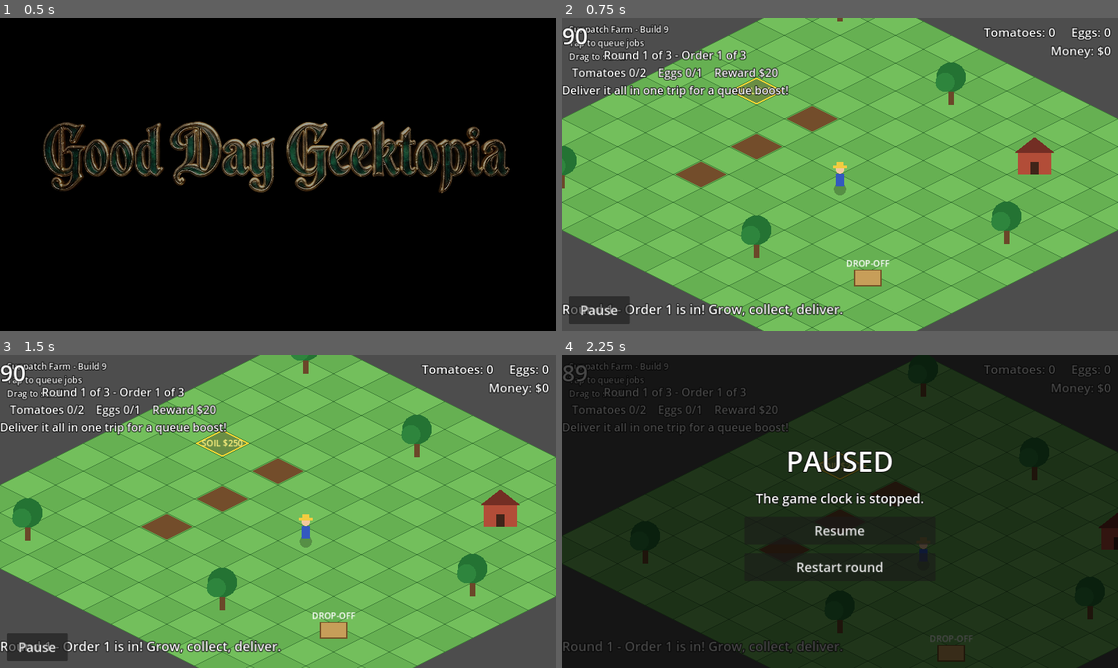
Above: before the commit, frames 1-4 (two rows, left to right).
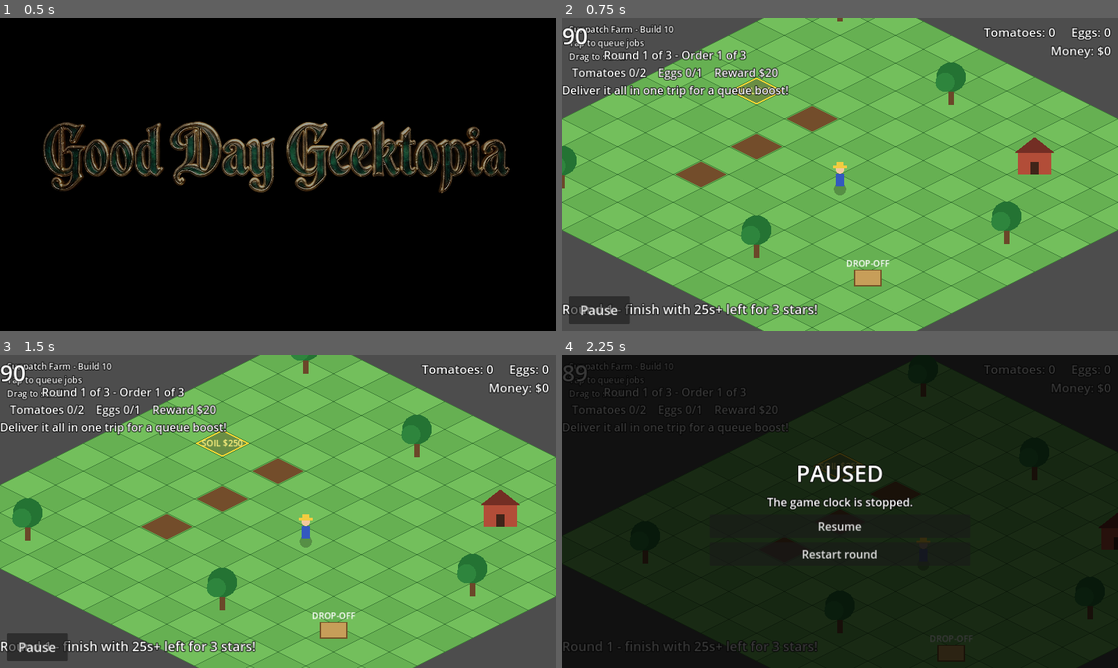
Above: after the commit, the same moments.

Repository: TheRealJaXx/sunpatch-farm
Game: Godot game, scene res://credits.tscn
Same seed, same stepped clock (60 frames per second), same inputs: the game is played once before the commit and once after it.
Inputs (mouse positions are in pixels of both pictures, inside the frame that each line leads up to):
- Up to frame 1 (0.5 s): no input
- Up to frame 2 (0.75 s): move the mouse to (962, 158) at 0.52 s; click (962, 158) at 0.67 s
- Up to frame 3 (1.5 s): tap Enter at 1.25 s; drag from (166, 527) to (250, 574) at 1.27 s
- Up to frame 4 (2.25 s): click "Pause" at 2 s

Frame 1 is identical in both runs. In frame 2, 1.0% of the frame differs, in the area x 11-51%, y 2-96%; in frame 3, 1.0%; in frame 4, 2.9%, in the area x 11-66%, y 2-96%.

Commit message:
Update farm.gd

Diff:
--- a/farm.gd
+++ b/farm.gd
@@ -1,19 +1,28 @@
 extends Node2D
 
-const BUILD_NUMBER := 9
+const BUILD_NUMBER := 10
 
 # ---- Tunable gameplay values (seconds) ----
 const PLANT_TIME := 1.0
 const HARVEST_TIME := 1.0
 const COLLECT_TIME := 1.0
 const DELIVER_TIME := 1.0
-const CROP_GROW_TIME := 8.0
-const EGG_TIME := 12.0
 const EGG_CAP := 4
 const MAIN_TIME := 90.0
 const GRACE_TIME := 15.0
-const FARMER_SPEED := 280.0
 const DRAG_THRESHOLD := 14.0
+
+# ---- Upgrades: index = level (0 = base) ----
+const UP_NAMES: Array[String] = ["Hens", "Fertilizer", "Boots"]
+const UP_COSTS: Array = [[100, 200], [120, 240], [80, 160]]
+const EGG_TIMES: Array[float] = [12.0, 9.0, 6.0]
+const GROW_TIMES: Array[float] = [8.0, 6.0, 4.0]
+const SPEEDS: Array[float] = [280.0, 350.0, 420.0]
+
+# ---- Stars ----
+const STAR3_TIME_LEFT := 25.0
+const STAR_BONUS := 10
+const SAVE_PATH := "user://sunpatch_save.cfg"
 
 # ---- Job queue size and power-up ----
 const QUEUE_MAX_BASE := 4
@@ -92,8 +101,15 @@
 
 var _round := 0
 var _owned_extra := 0
+var _lv: Array[int] = [0, 0, 0]
 var _snap_money := 0
 var _snap_extra := 0
+var _snap_lv: Array[int] = [0, 0, 0]
+
+var _run_stars: Array[int] = [0, 0, 0]
+var _best_stars: Array[int] = [0, 0, 0]
+var _best_money := 0
+var _round_summary := ""
 
 var _wave := 0
 var _del_tomatoes := 0
@@ -144,6 +160,48 @@
     return QUEUE_MAX_BOOSTED if _boost_left > 0.0 else QUEUE_MAX_BASE
 
 
+# ---- Upgrade-driven values ----
+
+func _egg_time() -> float:
+    return EGG_TIMES[_lv[0]]
+
+
+func _grow_time() -> float:
+    return GROW_TIMES[_lv[1]]
+
+
+func _speed() -> float:
+    return SPEEDS[_lv[2]]
+
+
+func _upgrade_cost(u: int) -> int:
+    var lvl: int = _lv[u]
+    if lvl >= 2:
+        return -1
+    return int(UP_COSTS[u][lvl])
+
+
+func _upgrade_label(u: int) -> String:
+    var cost := _upgrade_cost(u)
+    if cost < 0:
+        return "%s: MAX" % UP_NAMES[u]
+    var next_lv: int = _lv[u] + 1
+    if u == 0:
+        return "Hens: egg every %ds - $%d" % [int(EGG_TIMES[next_lv]), cost]
+    if u == 1:
+        return "Fertilizer: crops grow in %ds - $%d" % [int(GROW_TIMES[next_lv]), cost]
+    return "Boots: walk +%d%% - $%d" % [roundi((SPEEDS[next_lv] / SPEEDS[0] - 1.0) * 100.0), cost]
+
+
+func _buy_upgrade(u: int) -> void:
+    var cost := _upgrade_cost(u)
+    if cost < 0 or _money < cost:
+        return
+    _money -= cost
+    _lv[u] += 1
+    _show_shop()
+
+
 # ---- Round data helpers ----
 
 func _wave_count() -> int:
@@ -175,7 +233,39 @@
     return base
 
 
+# ---- Save / stars ----
+
+func _load_game() -> void:
+    var cf := ConfigFile.new()
+    if cf.load(SAVE_PATH) != OK:
+        return
+    for i in 3:
+        _best_stars[i] = int(cf.get_value("best", "round%d" % i, 0))
+    _best_money = int(cf.get_value("best", "money", 0))
+
+
+func _save_game() -> void:
+    var cf := ConfigFile.new()
+    for i in 3:
+        cf.set_value("best", "round%d" % i, _best_stars[i])
+    cf.set_value("best", "money", _best_money)
+    cf.save(SAVE_PATH)
+
+
+func _calc_stars() -> int:
+    if _in_grace:
+        return 1
+    if _time_left >= STAR3_TIME_LEFT:
+        return 3
+    return 2
+
+
+func _stars_text(n: int) -> String:
+    return "[" + "*".repeat(n) + "-".repeat(3 - n) + "]"
+
+
 func _ready() -> void:
+    _load_game()
     _build_map_data()
 
     _entities = Node2D.new()
@@ -244,15 +334,19 @@
         p.grow_left = 0.0
     _snap_money = _money
     _snap_extra = _owned_extra
+    for i in 3:
+        _snap_lv[i] = _lv[i]
     _overlay.visible = false
     _pause_btn.visible = true
     _queue_sig = ""
-    _toast("Round %d - Order 1 is in! Grow, collect, deliver." % (_round + 1))
+    _toast("Round %d - finish with %ds+ left for 3 stars!" % [_round + 1, int(STAR3_TIME_LEFT)])
 
 
 func _restart_round() -> void:
     _money = _snap_money
     _owned_extra = _snap_extra
+    for i in 3:
+        _lv[i] = _snap_lv[i]
     _build_map_data()
     _start_round()
 
@@ -265,12 +359,29 @@
 func _end_round() -> void:
     _queue.clear()
     _cancel_action()
+    var stars := _calc_stars()
+    var bonus := stars * STAR_BONUS
+    _money += bonus
+    _run_stars[_round] = stars
+    if stars > _best_stars[_round]:
+        _best_stars[_round] = stars
+    _round_summary = "Stars: %s  (+$%d bonus)   Best: %s" % [
+        _stars_text(stars), bonus, _stars_text(_best_stars[_round])]
+
     if _round >= ROUND_TOMATOES.size() - 1:
+        if _money > _best_money:
+            _best_money = _money
+        _save_game()
+        var total := 0
+        for s in _run_stars:
+            total += s
         _game_state = STATE_WON
         _show_overlay("win", "YOU WIN!",
-            "All %d rounds complete!\nMoney: $%d" % [ROUND_TOMATOES.size(), _money],
+            "%s\nAll %d rounds complete!\nTotal stars: %d of %d\nMoney: $%d     Best money: $%d" % [
+                _round_summary, ROUND_TOMATOES.size(), total, ROUND_TOMATOES.size() * 3, _money, _best_money],
             ["Play again"])
     else:
+        _save_game()
         _game_state = STATE_SHOP
         _show_shop()
 
@@ -286,10 +397,10 @@
     return l
 
 
-func _make_button(text: String, w: float) -> Button:
+func _make_button(text: String, w: float, h: float = 64.0) -> Button:
     var b := Button.new()
     b.text = text
-    b.custom_minimum_size = Vector2(w, 64)
+    b.custom_minimum_size = Vector2(w, h)
     b.add_theme_font_size_override("font_size", 30)
     return b
 
@@ -366,7 +477,7 @@
     _overlay.visible = false
 
     var dim := ColorRect.new()
-    dim.color = Color(0, 0, 0, 0.72)
+    dim.color = Color(0, 0, 0, 0.78)
     _overlay.add_child(dim)
     dim.set_anchors_and_offsets_preset(Control.PRESET_FULL_RECT)
 
@@ -375,19 +486,20 @@
     center.set_anchors_and_offsets_preset(Control.PRESET_FULL_RECT)
 
     var box := VBoxContainer.new()
-    box.add_theme_constant_override("separation", 20)
+    box.add_theme_constant_override("separation", 10)
     center.add_child(box)
 
-    _ov_title = _make_label(64)
+    _ov_title = _make_label(52)
     _ov_title.horizontal_alignment = HORIZONTAL_ALIGNMENT_CENTER
     box.add_child(_ov_title)
 
-    _ov_info = _make_label(30)
+    _ov_info = _make_label(26)
     _ov_info.horizontal_alignment = HORIZONTAL_ALIGNMENT_CENTER
     box.add_child(_ov_info)
 
-    for i in 3:
-        var b := _make_button("", 440.0)
+    for i in 5:
+        var b := _make_button("", 600.0, 54.0)
+        b.add_theme_font_size_override("font_size", 26)
         b.size_flags_horizontal = Control.SIZE_SHRINK_CENTER
         b.pressed.connect(_on_ov_button.bind(i))
         box.add_child(b)
@@ -398,7 +510,7 @@
     _ov_mode = mode
     _ov_title.text = title
     _ov_info.text = info
-    for i in 3:
+    for i in 5:
         var b := _ov_buttons[i]
         if i < labels.size() and labels[i] != "":
             b.text = labels[i]
@@ -431,7 +543,9 @@
         "shop":
             if i == 0:
                 _do_buy(false)
-            elif i == 1:
+            elif i >= 1 and i <= 3:
+                _buy_upgrade(i - 1)
+            elif i == 4:
                 _start_next_round()
         "win":
             get_tree().reload_current_scene()
@@ -452,15 +566,20 @@
 func _show_shop() -> void:
     var labels: Array[String] = []
     if _next_slot_exists():
-        labels.append("Buy soil block - $%d" % _price(false))
+        labels.append("Soil block - $%d" % _price(false))
     else:
-        labels.append("All soil blocks bought")
+        labels.append("Soil blocks: all bought")
+    labels.append(_upgrade_label(0))
+    labels.append(_upgrade_label(1))
+    labels.append(_upgrade_label(2))
     labels.append("Start round %d" % (_round + 2))
-    _show_overlay("shop", "ROUND %d COMPLETE" % (_round + 1),
-        "Money: $%d\nSoil blocks bought: %d of %d" % [_money, _owned_extra, NEW_PLOT_CELLS.size()],
-        labels)
-    var can_buy := _next_slot_exists() and _money >= _price(false)
-    _ov_buttons[0].disabled = not can_buy
+    var info := "%s\nMoney: $%d     Soil blocks: %d of %d" % [
+        _round_summary, _money, _owned_extra, NEW_PLOT_CELLS.size()]
+    _show_overlay("shop", "ROUND %d COMPLETE" % (_round + 1), info, labels)
+    _ov_buttons[0].disabled = not (_next_slot_exists() and _money >= _price(false))
+    for u in 3:
+        var cost := _upgrade_cost(u)
+        _ov_buttons[u + 1].disabled = cost < 0 or _money < cost
 
 
 func _open_buy_confirm() -> void:
@@ -672,7 +791,7 @@
 
     if _eggs_ready < EGG_CAP:
         _egg_timer += delta
-        if _egg_timer >= EGG_TIME:
+        if _egg_timer >= _egg_time():
             _egg_timer = 0.0
             _eggs_ready += 1
 
@@ -696,7 +815,7 @@
     if _path.is_empty():
         return
     var target := grid_to_world(_path[0])
-    var step := FARMER_SPEED * delta
+    var step := _speed() * delta
     if _pos.distance_to(target) <= step:
         _pos = target
         _path.remove_at(0)
@@ -774,7 +893,7 @@
     match kind:
         "plant":
             p.state = PLOT_GROWING
-            p.grow_left = CROP_GROW_TIME
+            p.grow_left = _grow_time()
         "harvest":
             p.state = PLOT_EMPTY
             _tomatoes += 1
@@ -1023,7 +1142,7 @@
     var c := grid_to_world(p.cell)
     _entities.draw_colored_polygon(_diamond_points(c, 0.92), Color(0.45, 0.30, 0.17))
     if p.state == PLOT_GROWING:
-        var t := 1.0 - p.grow_left / CROP_GROW_TIME
+        var t := 1.0 - p.grow_left / _grow_time()
         var h := lerpf(6.0, 26.0, t)
         _entities.draw_line(c + Vector2(0, 4), c + Vector2(0, 4.0 - h), Color(0.2, 0.65, 0.2), 4.0)
         _entities.draw_circle(c + Vector2(-8, 2.0 - h * 0.6), 5.0 + 3.0 * t, Color(0.25, 0.70, 0.25))
